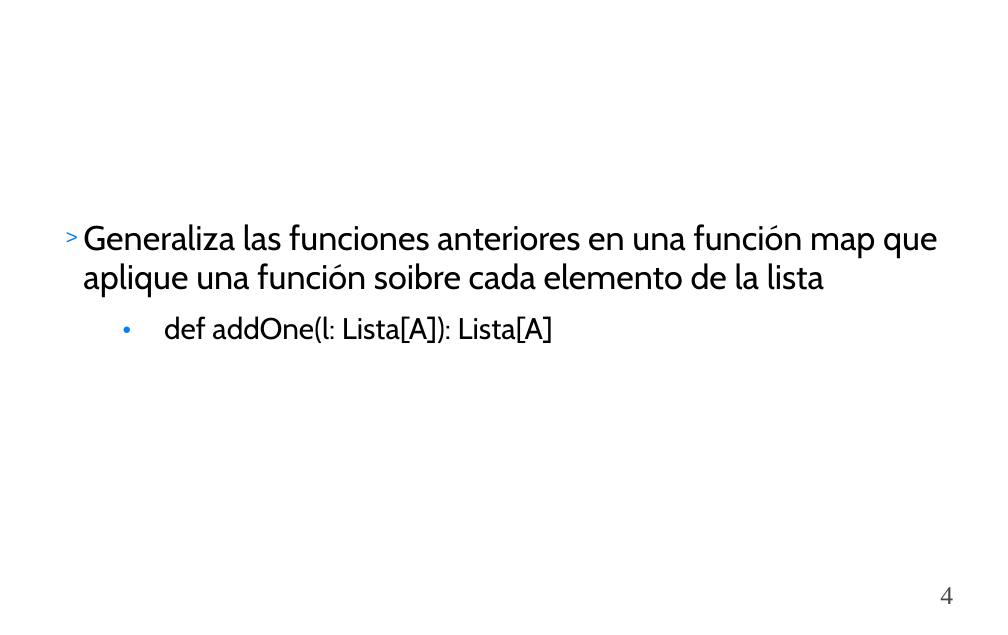
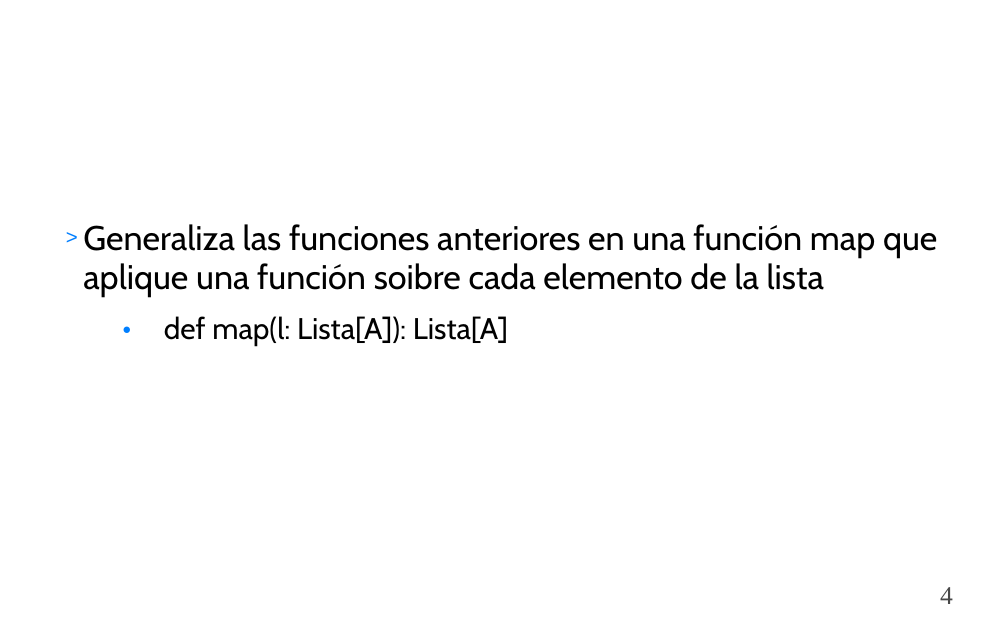
Before and after one commit to togacharls/cursoScala, a slide deck: slide 4 of guiones/ppt/7.Programación Funcional Scala.ppt. Drawn at 1008x635 pixels with LibreOffice and Linux fonts; fonts in the diff are those of the drawing; background and template pictures are left out. Boxes give left, top, right and bottom in pixels: in the first picture for what was removed or moved away, otherwise in the second. Text is boxed around its words. In the diff, an @@ line names an element or a change of style, - is before the commit and + after.

```diff
--- a/guiones/ppt/7.Programación Funcional Scala.ppt
+++ b/guiones/ppt/7.Programación Funcional Scala.ppt
@@ text at [164,316,508,346]: text changed @@
-  ● def addOne(l: Lista[A]): Lista[A]
+  ● def map(l: Lista[A]): Lista[A]
```
Also in this commit, not shown: 3 other slides changed, 4 other files.
